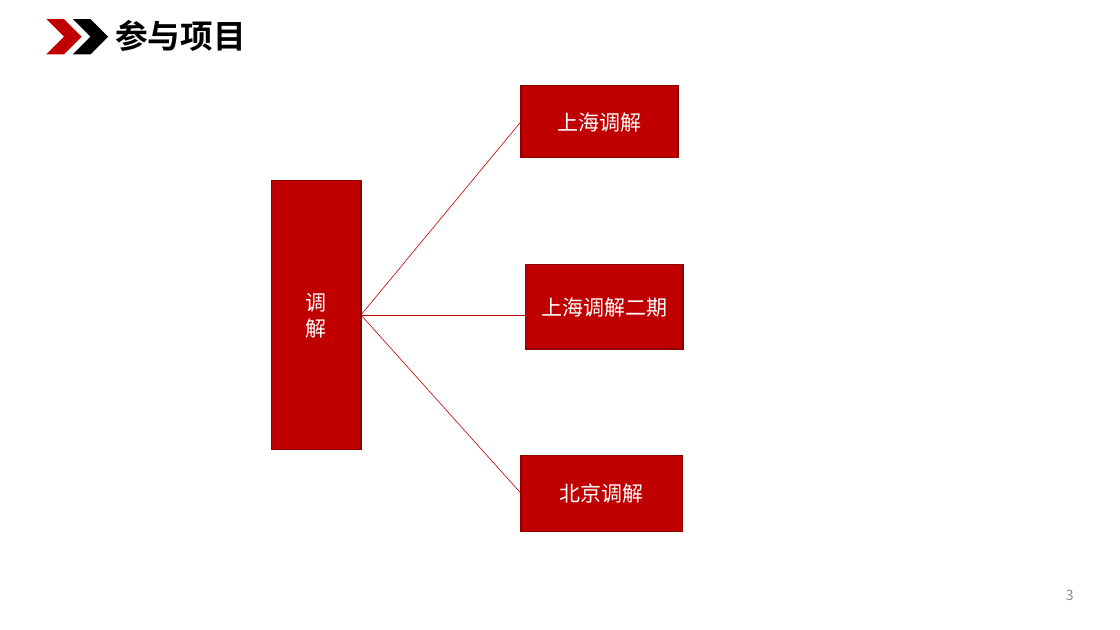
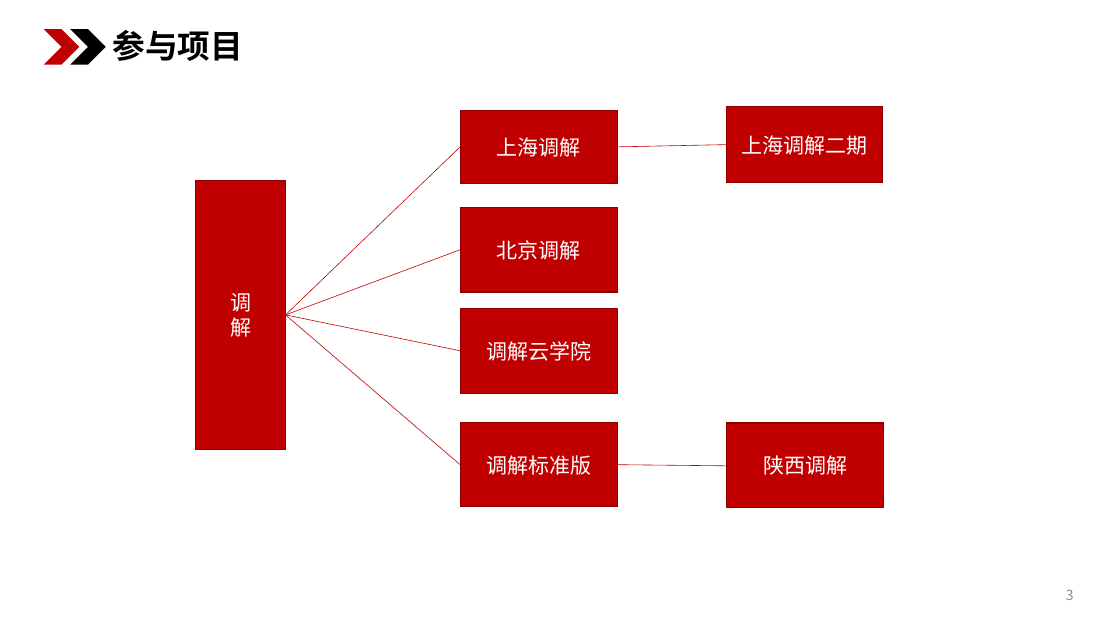
Before and after one commit to lsl645031854/ppt, a slide deck: slide 3 of 述职报告-李帅领.pptx. Drawn at 1120x630 pixels with LibreOffice and Linux fonts; fonts in the diff are those of the drawing. Boxes give left, top, right and bottom in pixels: in the first picture for what was removed or moved away, otherwise in the second. Text is boxed around its words. In the diff, an @@ line names an element or a change of style, - is before the commit and + after.

```diff
--- a/述职报告-李帅领.pptx
+++ b/述职报告-李帅领.pptx
@@ chevron: place and size @@
-chevron at bbox=[46, 19, 82, 55]
+chevron at bbox=[44, 29, 79, 65]
@@ chevron: place and size @@
-chevron at bbox=[73, 19, 108, 55]
+chevron at bbox=[71, 29, 106, 65]
@@ text "参与项目": place and size @@
-text "参与项目" at bbox=[115, 20, 246, 51]
+text "参与项目" at bbox=[113, 30, 244, 61]
@@ rectangle "上海调解": place and size @@
-rectangle "上海调解" at bbox=[521, 85, 678, 158]
+rectangle "上海调解" at bbox=[460, 111, 618, 184]
@@ freeform shape: place and size @@
-freeform shape at bbox=[712, 54, 743, 85]
+freeform shape at bbox=[652, 97, 683, 128]
@@ rectangle "上海调解二期": place and size @@
-rectangle "上海调解二期" at bbox=[526, 265, 683, 350]
+rectangle "上海调解二期" at bbox=[726, 107, 882, 182]
@@ line moved from (361, 315) - (521, 122) to (286, 315) - (460, 147) @@
@@ line added from (618, 147) to (726, 145), #C00000 0.5 pt @@
@@ rectangle "北京调解": place and size @@
-rectangle "北京调解" at bbox=[521, 455, 683, 531]
+rectangle "北京调解" at bbox=[460, 208, 618, 292]
@@ line added from (286, 315) to (460, 250), #C00000 0.5 pt @@
@@ 2 freeform shapes, 1 rectangle: place and size @@
-2 freeform shapes, 1 rectangle at bbox=[267, 160, 361, 450]
+2 freeform shapes, 1 rectangle at bbox=[192, 160, 286, 450]
@@ line moved from (361, 315) - (536, 315) to (286, 315) - (461, 351) @@
@@ line moved from (361, 315) - (521, 493) to (286, 315) - (460, 465) @@
@@ rectangle added at bbox=[461, 308, 618, 393], fill #C00000, outline #8E0000 1 pt, 18 pt, text #FFFFFF @@
+调解云学院
@@ rectangle added at bbox=[460, 423, 618, 507], fill #C00000, outline #8E0000 1 pt, 18 pt, text #FFFFFF @@
+调解标准版
@@ rectangle added at bbox=[727, 423, 884, 508], fill #C00000, outline #8E0000 1 pt, 18 pt, text #FFFFFF @@
+陕西调解
@@ line added from (618, 465) to (727, 466), #C00000 0.5 pt @@
```
Also in this commit, not shown: 2 other slides changed, 5 slides added.
